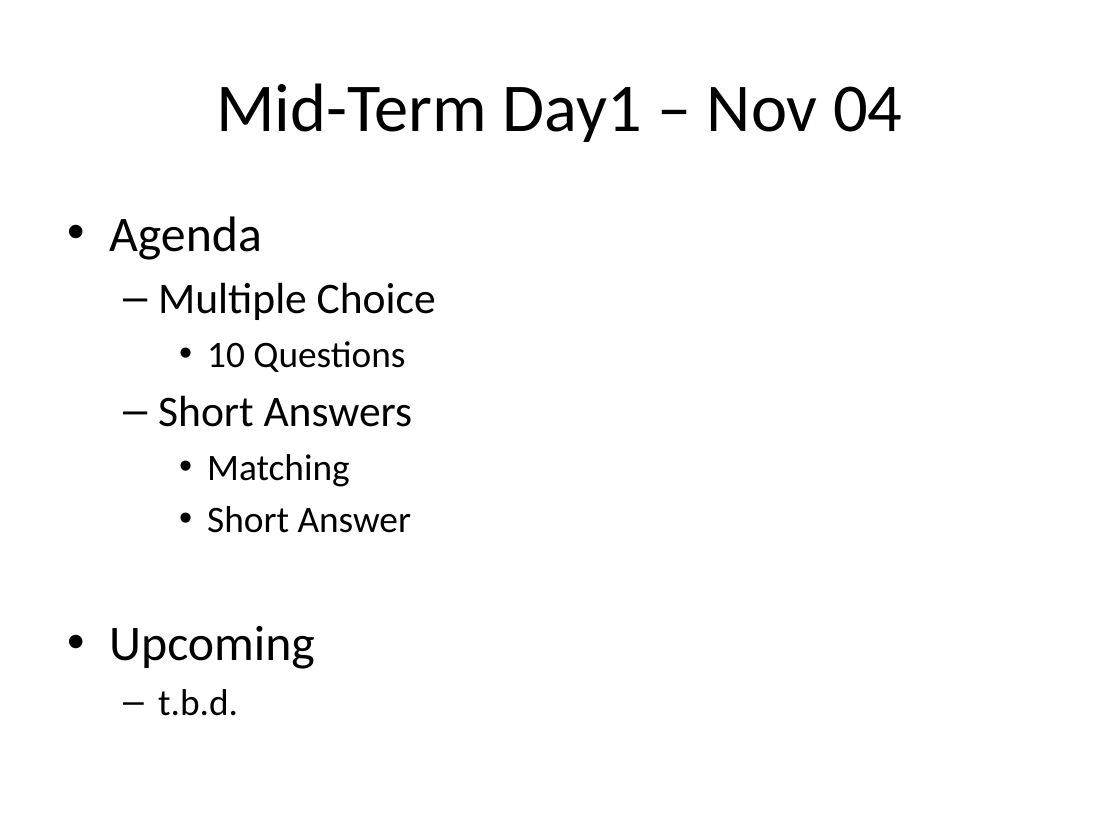
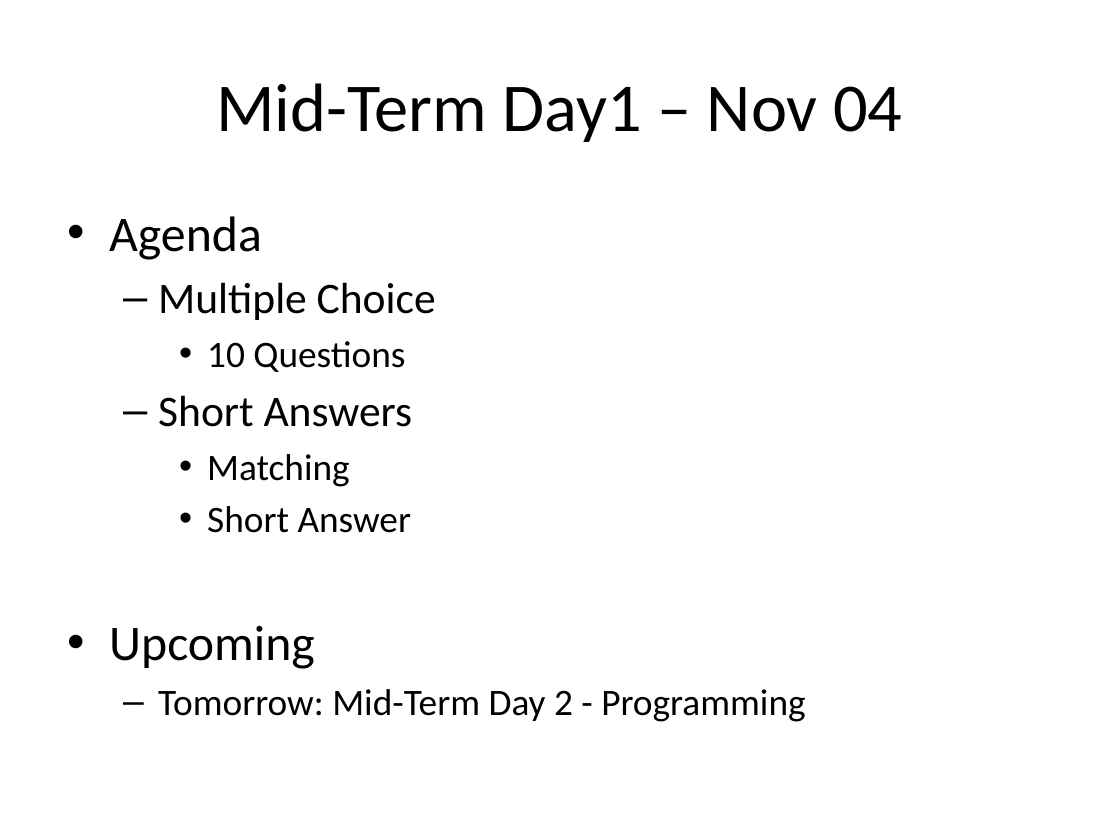
Before and after one commit to Greg5519/ICS2O0, a slide deck: slide 1 of Daily Agendas/Day10.1_MidTermDay1.pptx. Drawn at 1120x840 pixels with LibreOffice and Linux fonts; fonts in the diff are those of the drawing. Boxes give left, top, right and bottom in pixels: in the first picture for what was removed or moved away, otherwise in the second. Text is boxed around its words. In the diff, an @@ line names an element or a change of style, - is before the commit and + after.

```diff
--- a/Daily Agendas/Day10.1_MidTermDay1.pptx
+++ b/Daily Agendas/Day10.1_MidTermDay1.pptx
@@ text at bbox=[158, 689, 805, 722]: text changed @@
-  – t.b.d.
+  – Tomorrow: Mid-Term Day 2 - Programming
```
Also in this commit, not shown: 1 slide added, 1 other file.
